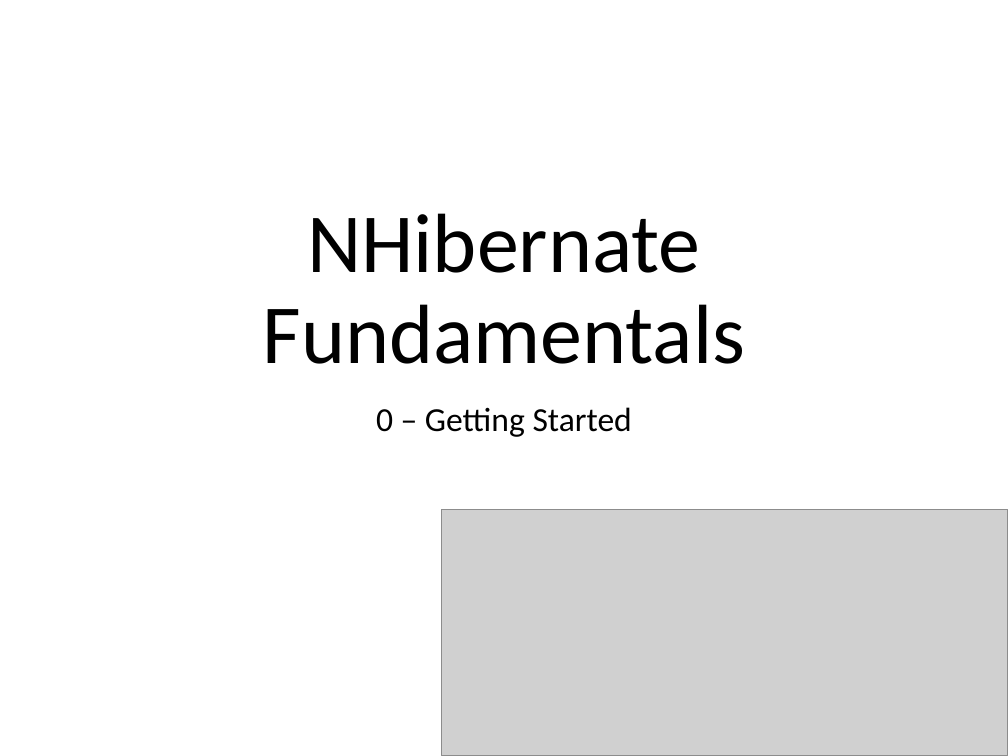
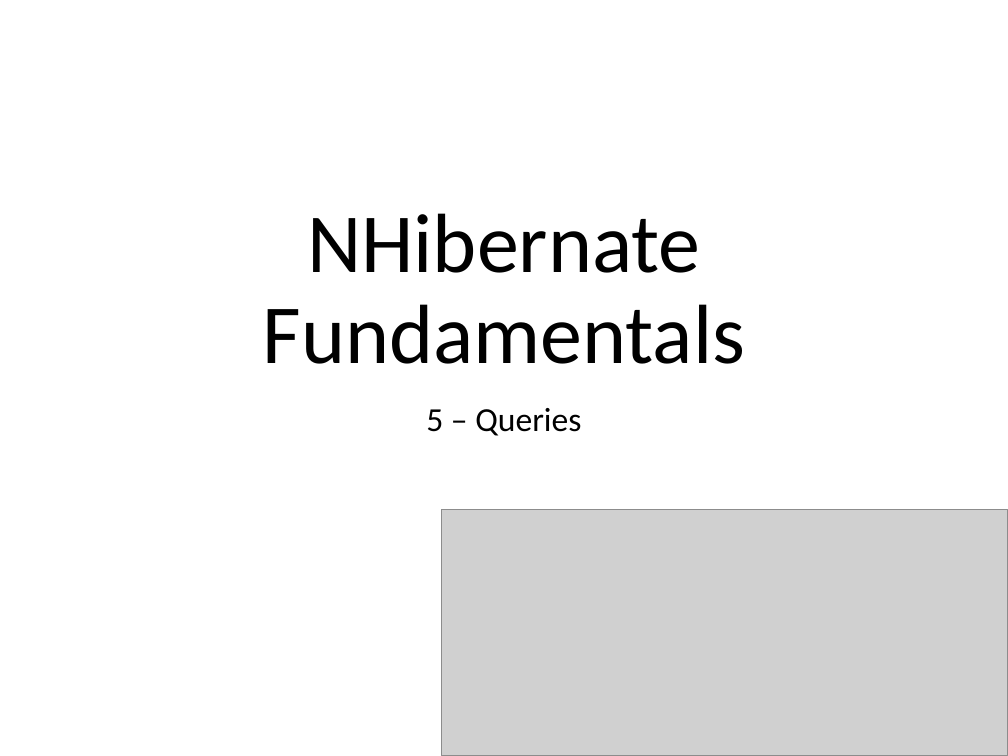
Before and after one commit to SeamlessThingies-Learn-DotNet3Day/DotNetProgramming, a slide deck: slide 1 of Slides/NHibernate/4 - Querying.pptx. Drawn at 1008x756 pixels with LibreOffice and Linux fonts; fonts in the diff are those of the drawing; grey boxes stand for pictures. Boxes give left, top, right and bottom in pixels: in the first picture for what was removed or moved away, otherwise in the second. Text is boxed around its words. In the diff, an @@ line names an element or a change of style, - is before the commit and + after.

```diff
--- a/Slides/NHibernate/4 - Querying.pptx
+++ b/Slides/NHibernate/4 - Querying.pptx
@@ subtitle at box(426, 408, 581, 436): text changed @@
-0 – Getting Started
+5 – Queries
```
Also in this commit, not shown: 30 other files.
